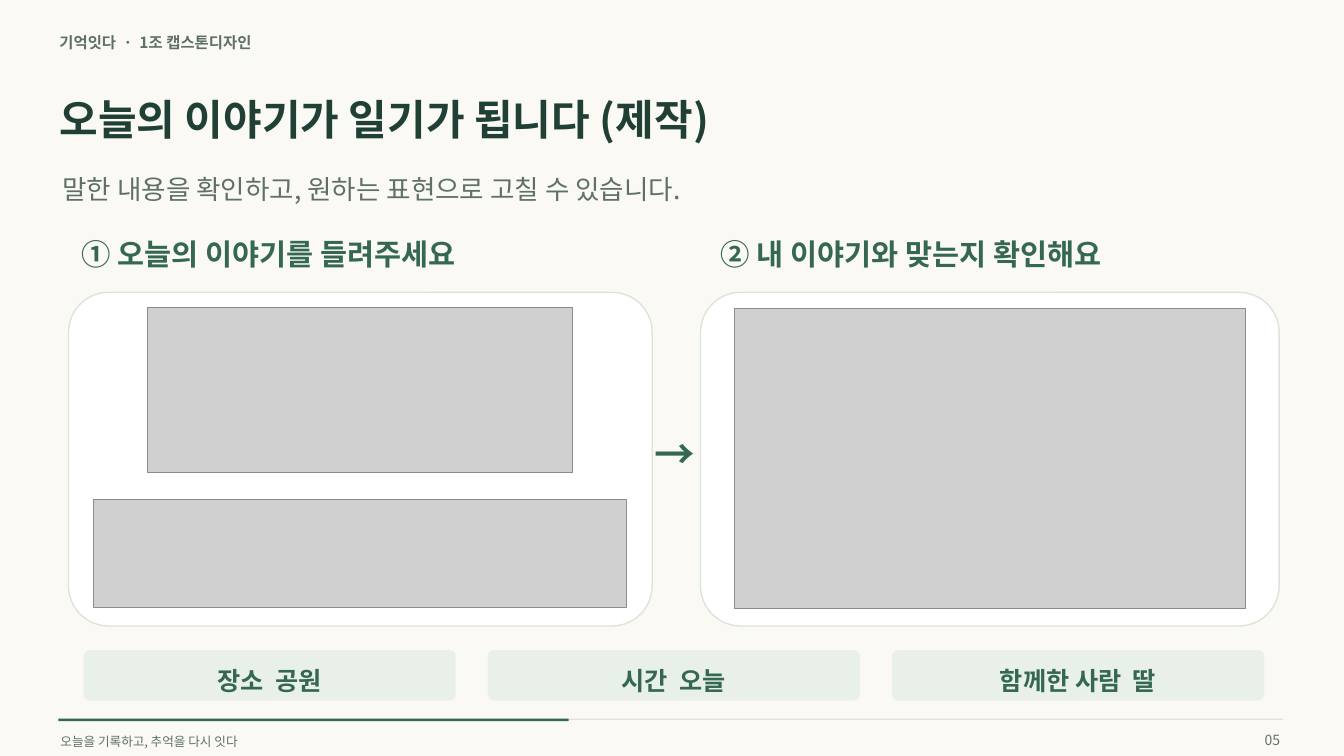
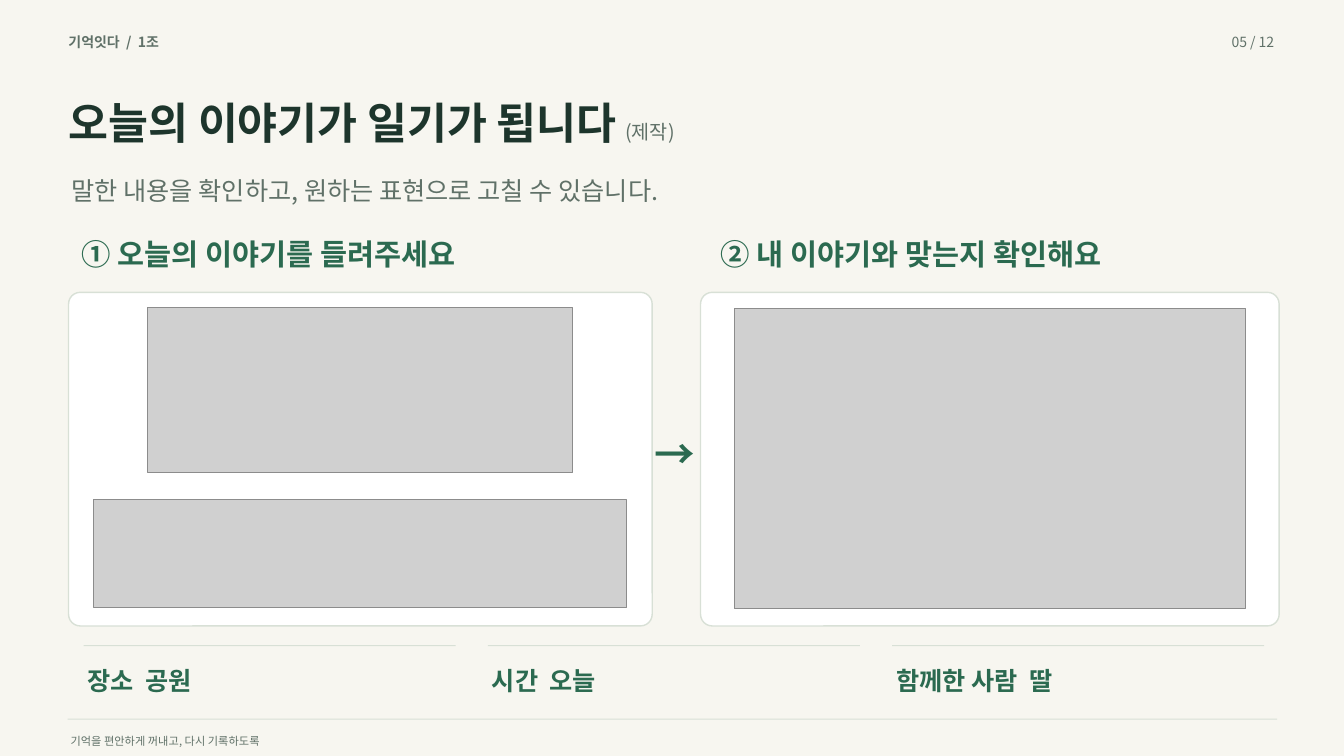
Before and after one commit to jungminpark68/capstone, a slide deck: slide 5 of docs/presentations/memory_connect_intro_7min.pptx. Drawn at 1344x756 pixels with LibreOffice and Linux fonts; fonts in the diff are those of the drawing; grey boxes stand for pictures. Boxes give left, top, right and bottom in pixels: in the first picture for what was removed or moved away, otherwise in the second. Text is boxed around its words. In the diff, an @@ line names an element or a change of style, - is before the commit and + after.

Commit message:
Polish presentation typography, imagery, spacing and visual layouts

```diff
--- a/docs/presentations/memory_connect_intro_7min.pptx
+++ b/docs/presentations/memory_connect_intro_7min.pptx
@@ background #FAF9F4 to #F7F6F0 @@
@@ text at box(68, 35, 159, 48): text changed; size 11 to 10 pt; text colour #5F7068 to #607168 @@
-기억잇다 · 1조 캡스톤디자인
+기억잇다 / 1조
@@ text at box(1232, 36, 1275, 47): text changed; text colour #5F7068 to #607168 @@
-05
+05 / 12
@@ text "오늘의 이야기가 일기가 됩니다 (제작)": place and size @@
-text "오늘의 이야기가 일기가 됩니다 (제작)" at box(59, 99, 709, 144)
+text "오늘의 이야기가 일기가 됩니다 (제작)" at box(68, 102, 674, 143)
@@ text "오늘의 이야기가 일기가 됩니다 (제작)" at box(68, 102, 674, 143): size 30 to 31 pt, text colour #203F35 to #1D352C in "오늘의 이야기가 일기가 됩니다"; size 30 to 14 pt, text colour #203F35 to #607168, bold off in "(제작)" @@
@@ text "말한 내용을 확인하고, 원하는 표현으로 ...": place and size @@
-text "말한 내용을 확인하고, 원하는 표현으로 ..." at box(62, 177, 680, 204)
+text "말한 내용을 확인하고, 원하는 표현으로 ..." at box(72, 179, 659, 205)
@@ text "말한 내용을 확인하고, 원하는 표현으로 ..." at box(72, 179, 659, 205): size 19 to 18 pt, text colour #5F7068 to #607168 @@
@@ rounded rectangle at box(69, 292, 652, 626): outline #DDE4DA 1 pt to #D8E0D6 1 pt; proportions changed @@
@@ rounded rectangle at box(701, 292, 1279, 626): outline #DDE4DA 1 pt to #D8E0D6 1 pt; proportions changed @@
@@ rounded rectangle removed at box(84, 650, 456, 701) @@
@@ rectangle added at box(84, 645, 456, 646), fill #D8E0D6 @@
@@ rounded rectangle removed at box(488, 650, 860, 701) @@
@@ rectangle added at box(488, 645, 860, 646), fill #D8E0D6 @@
@@ rounded rectangle removed at box(892, 650, 1264, 701) @@
@@ rectangle added at box(892, 645, 1264, 646), fill #D8E0D6 @@
@@ text colour #356851 to #2B6A50; alignment centre to left in 3 elements at box(492, 669, 596, 693), box(88, 669, 191, 693), box(896, 668, 1052, 693) @@
@@ rectangle removed at box(58, 719, 569, 722) @@
@@ rectangle: place and size @@
-rectangle at box(58, 719, 1284, 720)
+rectangle at box(68, 719, 1277, 720)
@@ rectangle at box(68, 719, 1277, 720): fill #DDE4DA to #D8E0D6 @@
@@ text at box(71, 736, 260, 747): text changed; size 9 to 8 pt; text colour #5F7068 to #607168 @@
-오늘을 기록하고, 추억을 다시 잇다
+기억을 편안하게 꺼내고, 다시 기록하도록
```
Also in this commit, not shown: 11 other slides changed, 4 other files.
